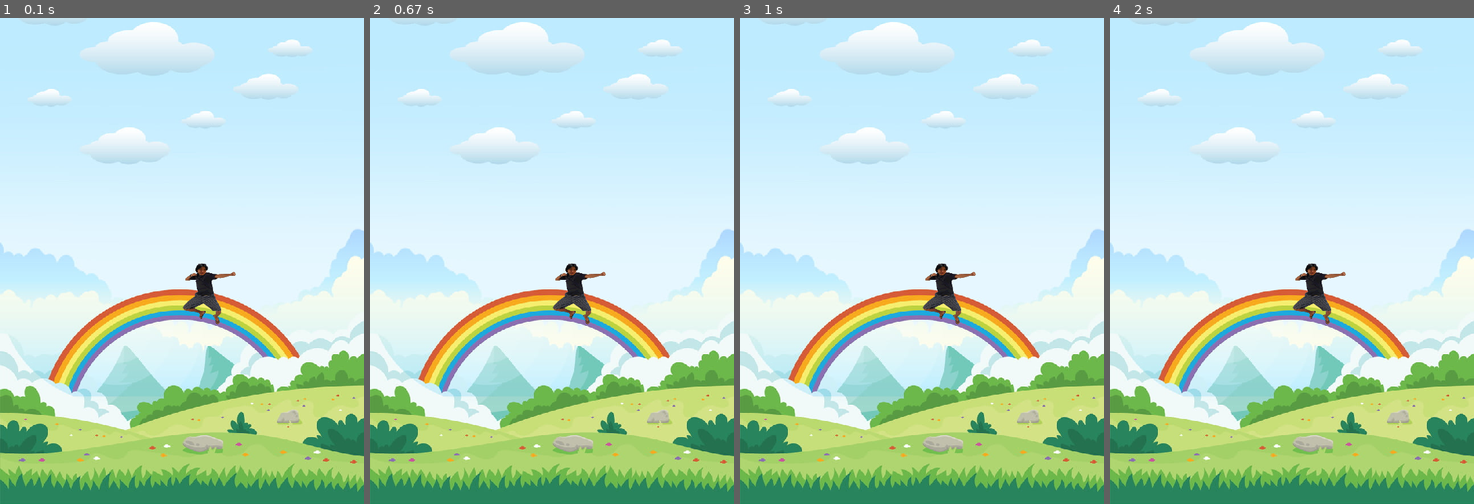
Above: before the commit, frames 1-4 (left to right).
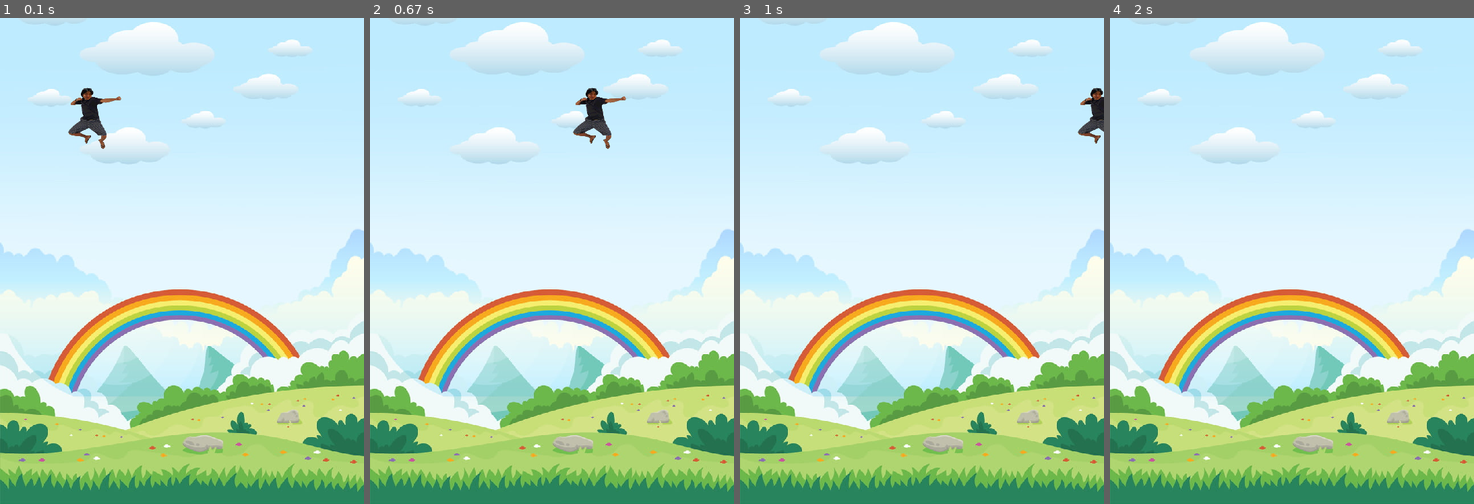
Above: after the commit, the same moments.

Repository: insper-classroom/devlife-23-1-projeto-pygame-henrique-junqueira-luca-feltrin
Game: pygame game, started from jogo.py
Two runs of this game, one before a commit and one after it. Both use one fixed random seed, a clock stepped at 60 frames per second and the inputs below.
Inputs:
- Up to frame 1 (0.1 s): no input
- Up to frame 2 (0.67 s): tap A at 0.33 s
- Up to frame 3 (1 s): no input
- Up to frame 4 (2 s): no input

The runs differ from the first frame. In frame 1, 1.3% of the frame differs, in the area x 18-65%, y 14-64%; in frame 2, 1.3%; in frame 3, 1.1%; in frame 4, 0.6%.

Commit message:
Criei Class Perso. Mudei o antes, anda +-

Diff:
--- a/funcoes.py
+++ b/funcoes.py
@@ -3,7 +3,7 @@
 class Tela:
     def __init__(self):
         pygame.init()
-        pygame.display.set_caption('Jump Toshi')
+        pygame.display.set_caption('Toshis Coxinha Adventure')
 
         self.window = pygame.display.set_mode((540,720))
         imagem_fundo = pygame.transform.scale(pygame.image.load('assets/imagem_fundo_pygame.jpg'), (540,720))
@@ -14,18 +14,44 @@
             'toshi':imagem_toshi
         }
 
-    def atualiza_estado():
+        self.personagem = Personagem(self.window, [100, 100] , self.assets)
+
+    def atualiza_estado(self):
         for event in pygame.event.get():
             if event.type == pygame.QUIT:
                 return False
+            if event.type == pygame.KEYDOWN and event.key == pygame.K_a:
+                self.personagem.velocidade[0] +=10
+
+
+        self.personagem.update()
+
         return True
 
     def desenha(self):
         self.window.blit(self.assets['imagem_fundo'],(0,0))
-        self.window.blit(self.assets['toshi'],(270,360))
-
+        self.personagem.desenha()
         pygame.display.update()
 
     def game_loop(self):
-        while Tela.atualiza_estado():
-            Tela.desenha(self)
+        while self.atualiza_estado():
+            self.desenha()
+
+
+# toshi = Tela()
+
+class Personagem:
+    def __init__(self, window, pos,assets):
+        self.vida = 3
+        self.velocidade = [0,0]
+        self.rect = pygame.Rect(pos[0], pos[1], 80, 100)
+        self.window = window
+        self.assets = assets
+
+
+    def desenha(self):
+        self.window.blit(self.assets['toshi'],(self.rect.x, self.rect.y))
+
+    def update(self):
+        self.rect.x += self.velocidade[0]
+        self.rect.y += self.velocidade[1]
Not shown, changed: README.md
